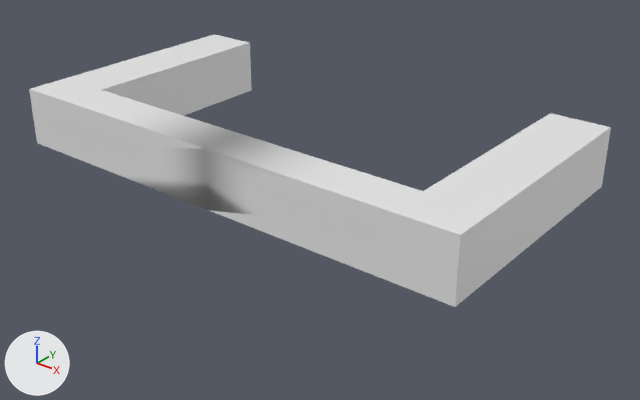
The OBJ model data/bmc/BMC_DUMMY_256/t_136.obj: old version first, new version second.
Both versions are drawn from a 50 mm lens placed at (1.026, -0.996, 1.079), pointed at (0.053, 0.22, 0.325). Arrows for +X, +Y and +Z are at lower left; the lights stay in place. Where no turn or scale is listed for an object, it has been applied to the vertices. Vertices at the same position are counted once.

Script lines for the objects in view, before the commit:
```python
me_t_136 = bpy.data.meshes.new('t_136')
me_t_136.from_pydata(...)  # 96 vertices, 200 faces; spans x -0.5..0.5, y -0.027..0.5, z 0.382..0.5
ob_t_136 = bpy.data.objects.new('t_136', me_t_136)
ob_t_136.location = (0.0, 0.0, 0.0)
```
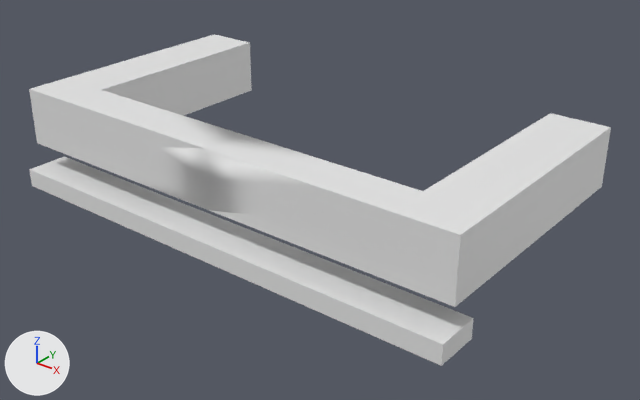
The newer file is also turned or shifted as a whole; pictures and numbers use the older file's frame.

Location of each change, [x1, y1, x2, y2] in pixels of the pictures (640 x 400 px; the box of a moved part takes in the faces that stretch with it):
't_136', reshaped (22% taller): before [29, 34, 611, 307]; after [29, 34, 611, 366]
part 1 of me_t_136, added: after [29, 156, 474, 366]
part 2 of me_t_136, moved or reshaped: [205, 134, 606, 248] in both

The change, as a list of edits to the scene's bpy script:
```text
Change me_t_136:
    used by ob_t_136; location = (0.0, 0.0, 0.0)
    remove me_t_136.from_pydata(...)  # 96 vertices, 200 faces; spans x -0.5..0.5, y -0.027..0.5, z 0.382..0.5
    add me_t_136.from_pydata(...)  # 156 vertices, 316 faces; spans x -0.5..0.5, y -0.054..0.5, z 0.295..0.5
    me_t_136 part 1: a new loose piece of 60 vertices spanning x -0.5..0.5, y -0.054..0.034, z 0.295..0.332
    me_t_136 part 2
    16 faces are deleted
    16 new faces join them
```
